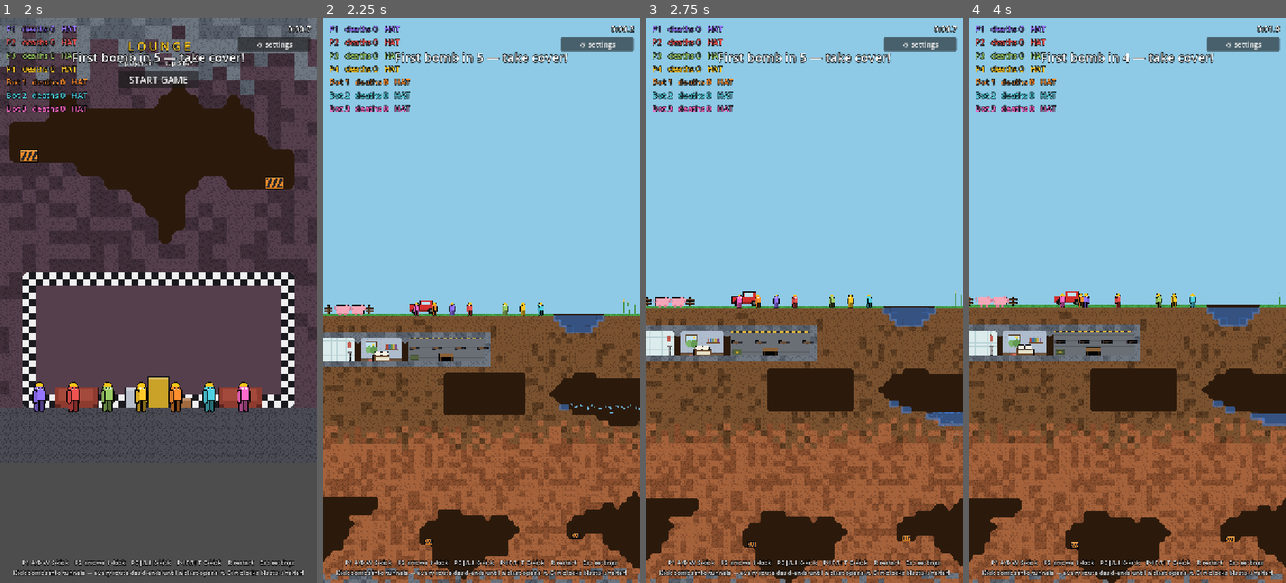
Above: before the commit, frames 1-4 (left to right).
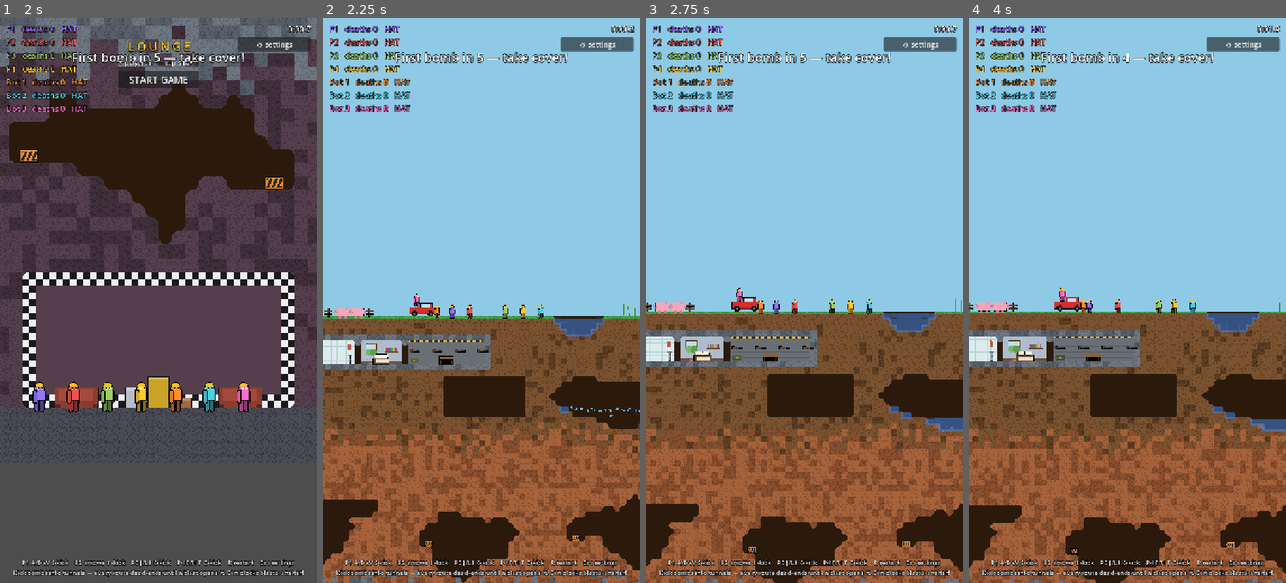
Above: after the commit, the same moments.

Repository: uchy4/dummy
Game: Godot game, scene res://scenes/menu.tscn
The game is run twice, just before and just after one commit, with the same random seed, the same clock (stepped at 60 frames per second) and the same inputs.
Inputs (mouse positions are in pixels of both pictures, inside the frame that each line leads up to):
- Up to frame 1 (2 s): tap Enter (ui_accept) at 0.5 s; move the mouse to (228, 272) at 0.52 s; hold D (p1_right) 0.53-1.25 s; hold S (p1_kick) 0.53-1.25 s; click (228, 272) at 0.67 s; tap W (p1_jump) at 0.77, 1.07 s; click "HOST GAME" at 1.25 s
- Up to frame 2 (2.25 s): click "START GAME" at 2 s
- Up to frame 3 (2.75 s): no input
- Up to frame 4 (4 s): drag from (1064, 328) to (1073, 543) at 2.77 s; move the mouse to (1159, 176) at 3.52 s; hold A (p1_left) from 3.53 s (still down); tap L at 3.6 s

Frame 1 is identical in both runs. In frame 2, 17% of the frame differs, in the area x 0-100%, y 48-100%; in frame 3, 23%; in frame 4, 24%, in the area x 0-100%, y 47-100%.

Commit message:
Truck falls into holes like the pig
TruckArt becomes a CharacterBody2D on the critter plane: gravity pulls
it into carved holes, players bump into (and can stand on) it, and the
kick is now a friction-bled velocity shove — so a kicked truck can
slide right off an edge and drop. Wobble and debris unchanged.

Co-Authored-By: Claude Fable 5 <noreply@anthropic.com>
Claude-Session: https://claude.ai/code/session_01QSJudmCHT44WHN37u3ZpBk

Diff:
--- a/bomb-shelter/scripts/bunker_props.gd
+++ b/bomb-shelter/scripts/bunker_props.gd
@@ -459,25 +459,40 @@
 		add_child(sofa)
 
 
-## The surface pickup truck (prop kind 17): player-plus sized, a kick
-## shoves it one truck-length away from the kicker with a suspension
+## The surface pickup truck (prop kind 17): player-plus sized and now a
+## real body — it falls into carved holes like the pig. A kick shoves it
+## one truck-length away (friction bleeds the slide off) with a suspension
 ## wobble, and a blast in range blows it into red panel debris.
 class TruckArt:
-	extends Node2D
+	extends CharacterBody2D
 	var prop_kind := 17
 	var _dead := false
-	var _rolling := false
 
 	func _ready() -> void:
 		add_to_group(&"props")
 		add_to_group(&"fixtures")  # kicks in range call kicked()
 		add_to_group(&"chests")    # blasts in range call blast_destroy()
 		z_index = 2
+		collision_layer = 4  # critter plane: players bump into (and ride) it
+		collision_mask = 1   # it drives on terrain and drops into carved holes
+		var cs := CollisionShape2D.new()
+		var rs := RectangleShape2D.new()
+		rs.size = Vector2(64, 30)
+		cs.shape = rs
+		cs.position = Vector2(0, 3)
+		add_child(cs)
+
+	func _physics_process(delta: float) -> void:
+		if not is_on_floor():
+			velocity.y += 700.0 * delta
+		elif velocity.y > 0.0:
+			velocity.y = 0.0
+		velocity.x = move_toward(velocity.x, 0.0, 300.0 * delta)
+		move_and_slide()
 
 	func kicked() -> void:
-		if _rolling or _dead:
+		if _dead or absf(velocity.x) > 20.0:
 			return
-		_rolling = true
 		# Shoved away from the nearest player — they just kicked the bumper.
 		var s := 1.0
 		var best := 1e18
@@ -489,19 +504,12 @@
 			if d < best:
 				best = d
 				s = 1.0 if global_position.x >= p.global_position.x else -1.0
-		# One truck-length slide, no roll — just a suspension wobble.
-		var tw := create_tween()
-		tw.tween_property(self, "position:x", position.x + 72.0 * s, 0.5) \
-			.set_trans(Tween.TRANS_QUAD).set_ease(Tween.EASE_OUT)
-		tw.tween_callback(_roll_done)
+		velocity.x = 210.0 * s  # ~one truck-length before friction stops it
 		var wob := create_tween()
 		wob.tween_property(self, "rotation", 0.09 * s, 0.1)
 		wob.tween_property(self, "rotation", -0.05 * s, 0.14)
 		wob.tween_property(self, "rotation", 0.0, 0.18)
 		get_tree().call_group(&"sfx", &"play_land", global_position)
-
-	func _roll_done() -> void:
-		_rolling = false
 
 	func blast_destroy() -> void:
 		if _dead:
@@ -530,8 +538,7 @@
 		queue_free()
 
 	func _draw() -> void:
-		# Authored ~72x36 with the origin at the body centre so the kick's
-		# full rotation reads as the truck rolling over.
+		# Authored ~72x36 with the origin at the body centre.
 		draw_rect(Rect2(-36, -8, 72, 20), Color.BLACK)
 		draw_rect(Rect2(-7, -19, 34, 13), Color.BLACK)
 		draw_rect(Rect2(-35, -7, 70, 18), Color("d32f2f"))
